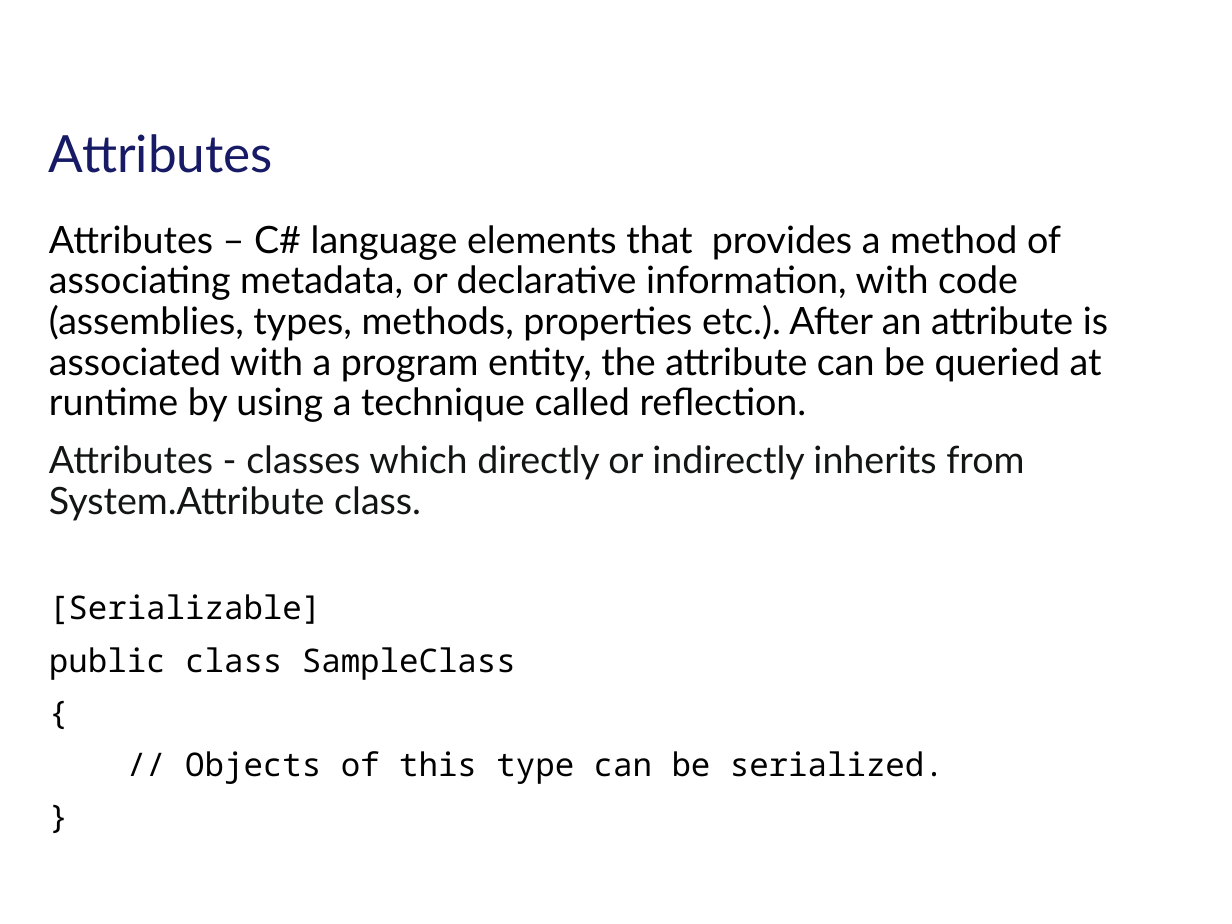
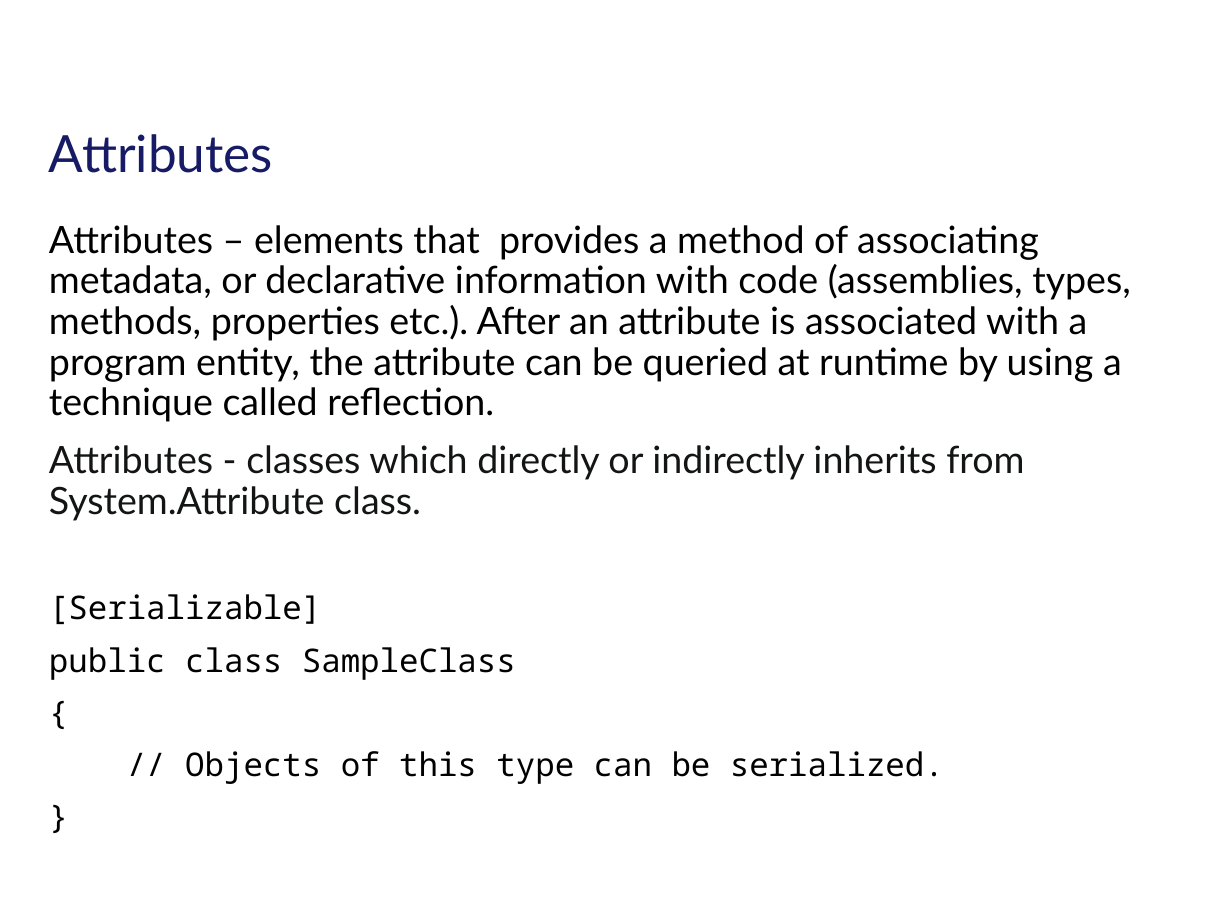
Before and after one commit to tarasiscom/Lv-273, a slide deck: slide 2 of education/Attributes & Reflection.pptx. Drawn at 1232x924 pixels with LibreOffice and Linux fonts; fonts in the diff are those of the drawing; background and template pictures are left out. Boxes give left, top, right and bottom in pixels: in the first picture for what was removed or moved away, otherwise in the second. Text is boxed around its words. In the diff, an @@ line names an element or a change of style, - is before the commit and + after.

Commit message:
Attributes and Reflection presentation

```diff
--- a/education/Attributes & Reflection.pptx
+++ b/education/Attributes & Reflection.pptx
@@ text at <box>49,225,1131,422</box>: text changed @@
-Attributes – C# language elements that provides a method of associating metadata, or declarative information, with code (assemblies, types, methods, properties etc.). After an attribute is associated with a program entity, the attribute can be queried at runtime by using a technique called reflection.
+Attributes – elements that provides a method of associating metadata, or declarative information with code (assemblies, types, methods, properties etc.). After an attribute is associated with a program entity, the attribute can be queried at runtime by using a technique called reflection.
```
Also in this commit, not shown: 5 other slides changed, 3 slides added, 1 slide removed.
